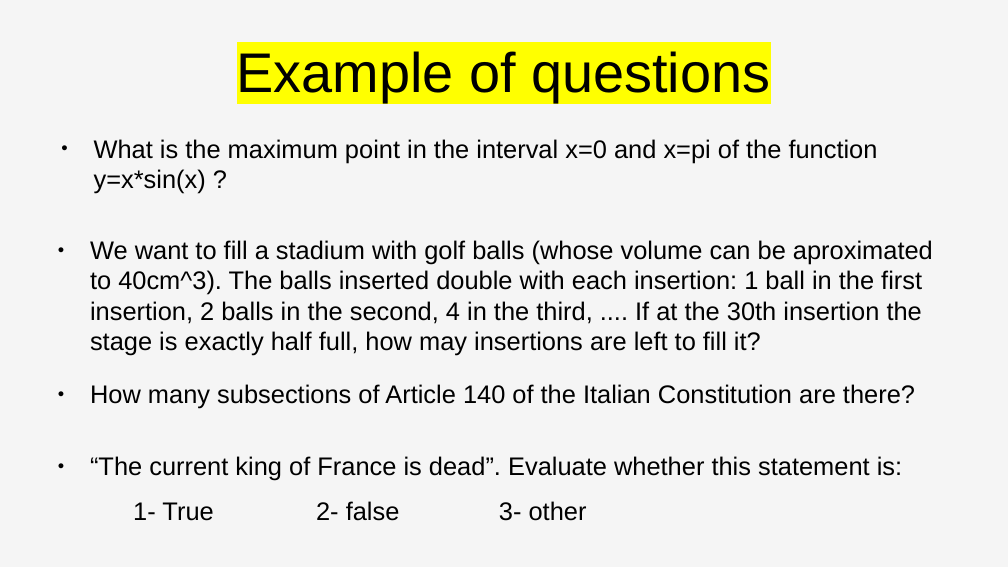
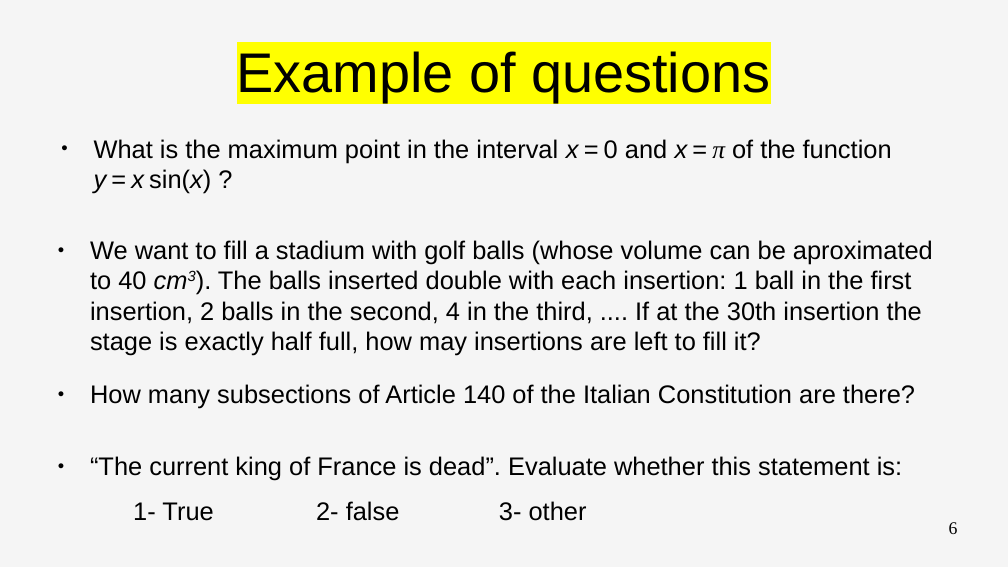
Before and after one commit to PieBerto/Stress-testing-chatbots, a slide deck: slide 6 of Slideshow/final_presentation_v.2.odp (slide 5 before the commit). Drawn at 1008x567 pixels with LibreOffice and Linux fonts; fonts in the diff are those of the drawing. Boxes give left, top, right and bottom in pixels: in the first picture for what was removed or moved away, otherwise in the second. Text is boxed around its words. In the diff, an @@ line names an element or a change of style, - is before the commit and + after.

```diff
--- a/Slideshow/final_presentation_v.2.odp
+++ b/Slideshow/final_presentation_v.2.odp
@@ text at box(94, 139, 892, 194): text changed @@
-● What is the maximum point in the interval x=0 and x=pi of the function y=x*sin(x) ?
+● What is the maximum point in the interval x = 0 and x = π of the function y = x sin(x) ?
@@ text at box(90, 240, 933, 356): text changed @@
-● We want to fill a stadium with golf balls (whose volume can be aproximated to 40cm^3). The balls inserted double with each insertion: 1 ball in the first insertion, 2 balls in the second, 4 in the third, .... If at the 30th insertion the stage is exactly half full, how may insertions are left to fill it?
+● We want to fill a stadium with golf balls (whose volume can be aproximated to 40 cm3). The balls inserted double with each insertion: 1 ball in the first insertion, 2 balls in the second, 4 in the third, .... If at the 30th insertion the stage is exactly half full, how may insertions are left to fill it?
@@ page number added at box(949, 522, 958, 534), 14 pt, text #000000 @@
+6
```
Also in this commit, not shown: 13 other slides changed, 3 slides added.
